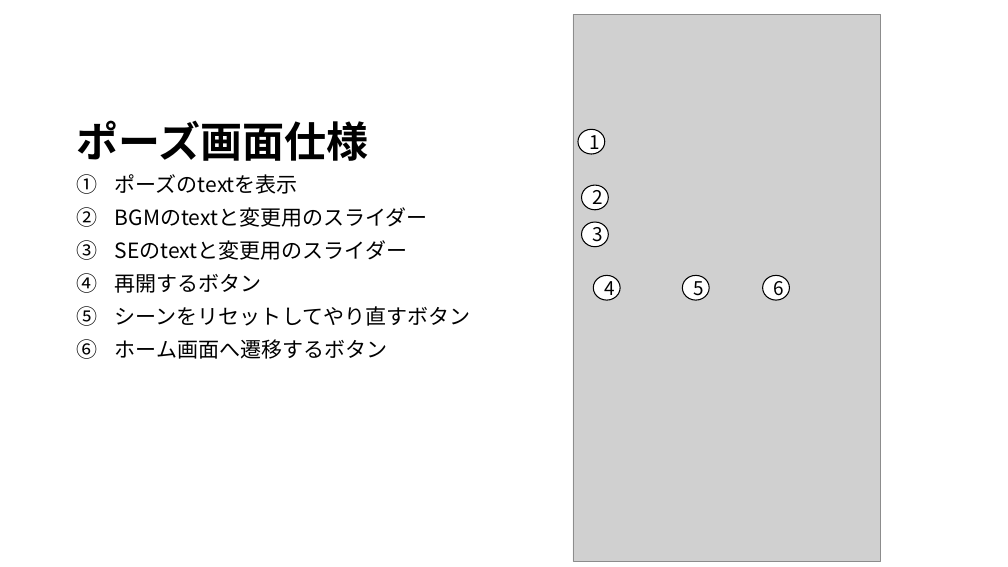
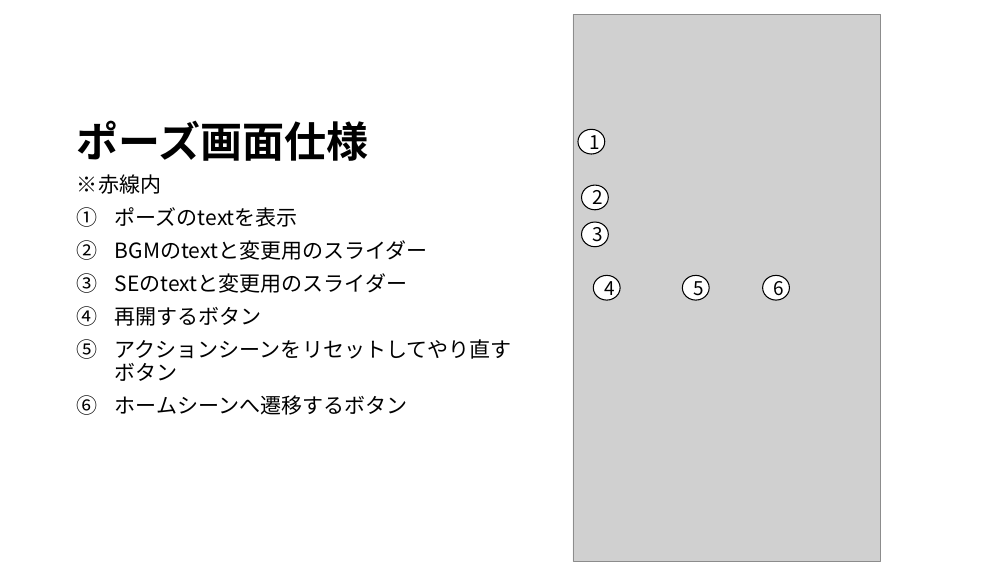
Before and after one commit to JJC-Game/StarChildren, a slide deck: slide 9 of Etc/仕様書/siyousho.pptx (slide 7 before the commit). Drawn at 1008x567 pixels with LibreOffice and Linux fonts; fonts in the diff are those of the drawing; grey boxes stand for pictures. Boxes give left, top, right and bottom in pixels: in the first picture for what was removed or moved away, otherwise in the second. Text is boxed around its words. In the diff, an @@ line names an element or a change of style, - is before the commit and + after.

Commit message:
仕様書、遷移図の編集

```diff
--- a/Etc/仕様書/siyousho.pptx
+++ b/Etc/仕様書/siyousho.pptx
@@ text at (77,174,161,194): paragraph added @@
+※赤線内
@@ text at (115,339,512,415): text changed @@
-5. シーンをリセットしてやり直すボタン
-6. ホーム画面へ遷移するボタン
+5. アクションシーンをリセットしてやり直すボタン
+6. ホームシーンへ遷移するボタン
```
Also in this commit, not shown: 5 other slides changed, 4 slides added, 1 other file.
